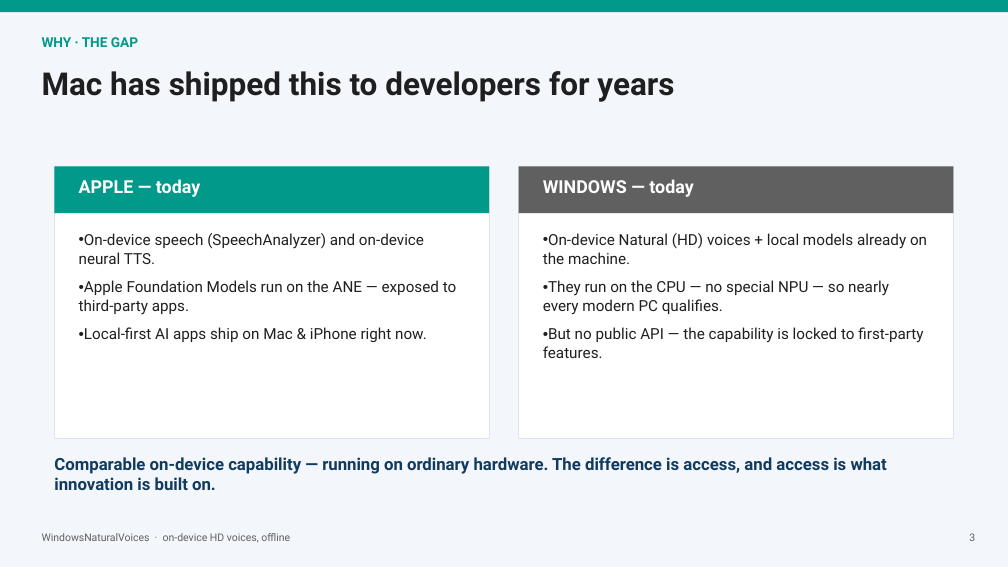
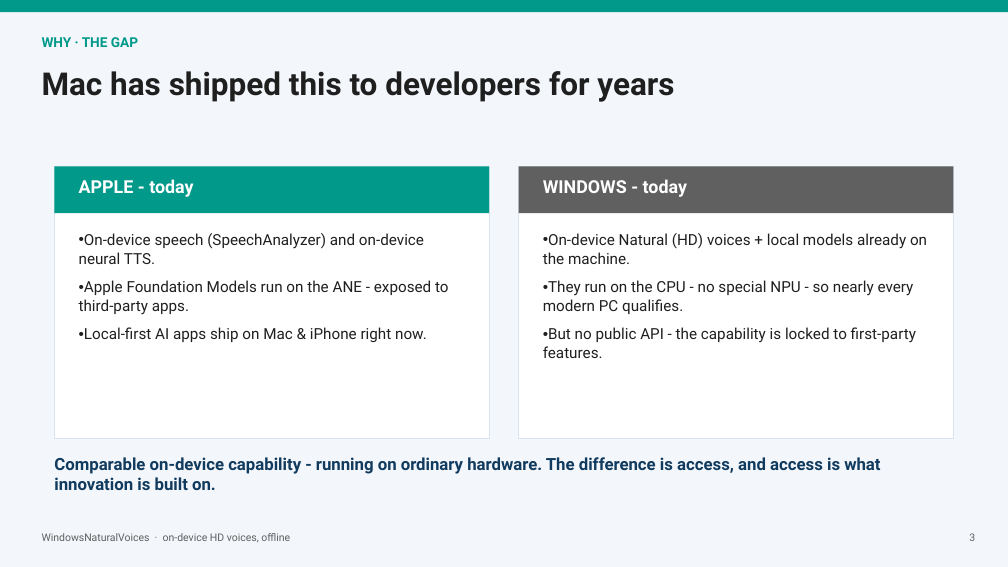
Before and after one commit to aclinick/claros, a slide deck: slide 3 of docs/pitch/live-voiceover.pptx. Drawn at 1008x567 pixels with LibreOffice and Linux fonts; fonts in the diff are those of the drawing. Boxes give left, top, right and bottom in pixels: in the first picture for what was removed or moved away, otherwise in the second. Text is boxed around its words. In the diff, an @@ line names an element or a change of style, - is before the commit and + after.

```diff
--- a/docs/pitch/live-voiceover.pptx
+++ b/docs/pitch/live-voiceover.pptx
@@ text at (79,179,193,197): text changed @@
-APPLE — today
+APPLE - today
@@ text at (543,179,687,197): text changed @@
-WINDOWS — today
+WINDOWS - today
@@ text at (79,280,449,315): text changed @@
-• Apple Foundation Models run on the ANE — exposed to third-party apps.
+• Apple Foundation Models run on the ANE - exposed to third-party apps.
@@ text at (543,280,916,358): text changed @@
-• They run on the CPU — no special NPU — so nearly every modern PC qualifies.
-• But no public API — the capability is locked to first-party features.
+• They run on the CPU - no special NPU - so nearly every modern PC qualifies.
+• But no public API - the capability is locked to first-party features.
@@ text at (54,457,880,490): text changed @@
-Comparable on-device capability — running on ordinary hardware. The difference is access, and access is what innovation is built on.
+Comparable on-device capability - running on ordinary hardware. The difference is access, and access is what innovation is built on.
```
Also in this commit, not shown: 13 other slides changed, 10 other files.
